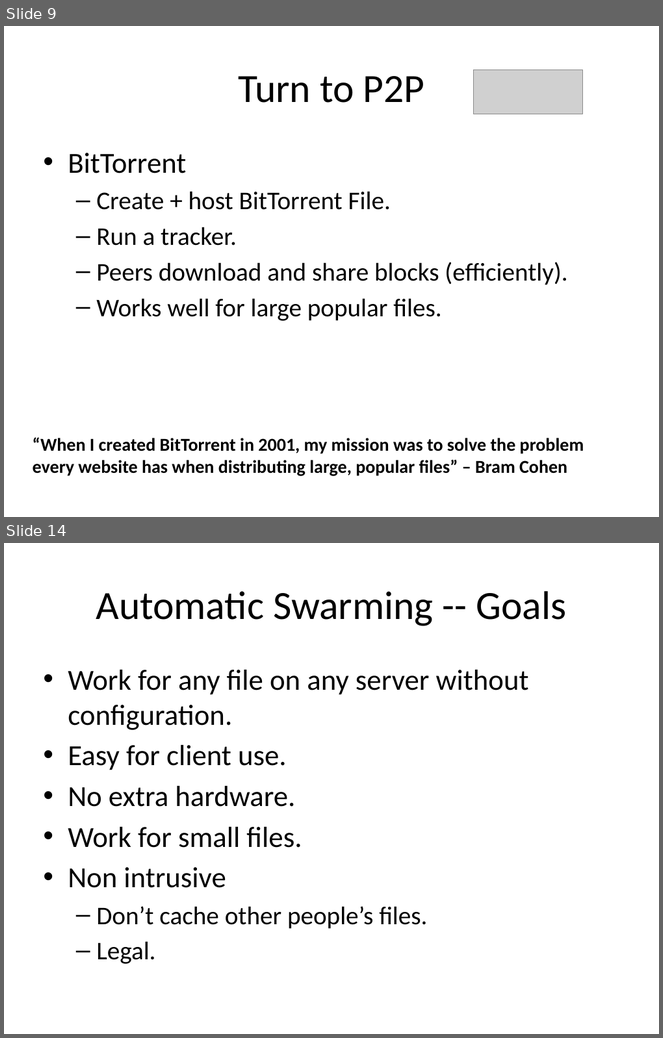
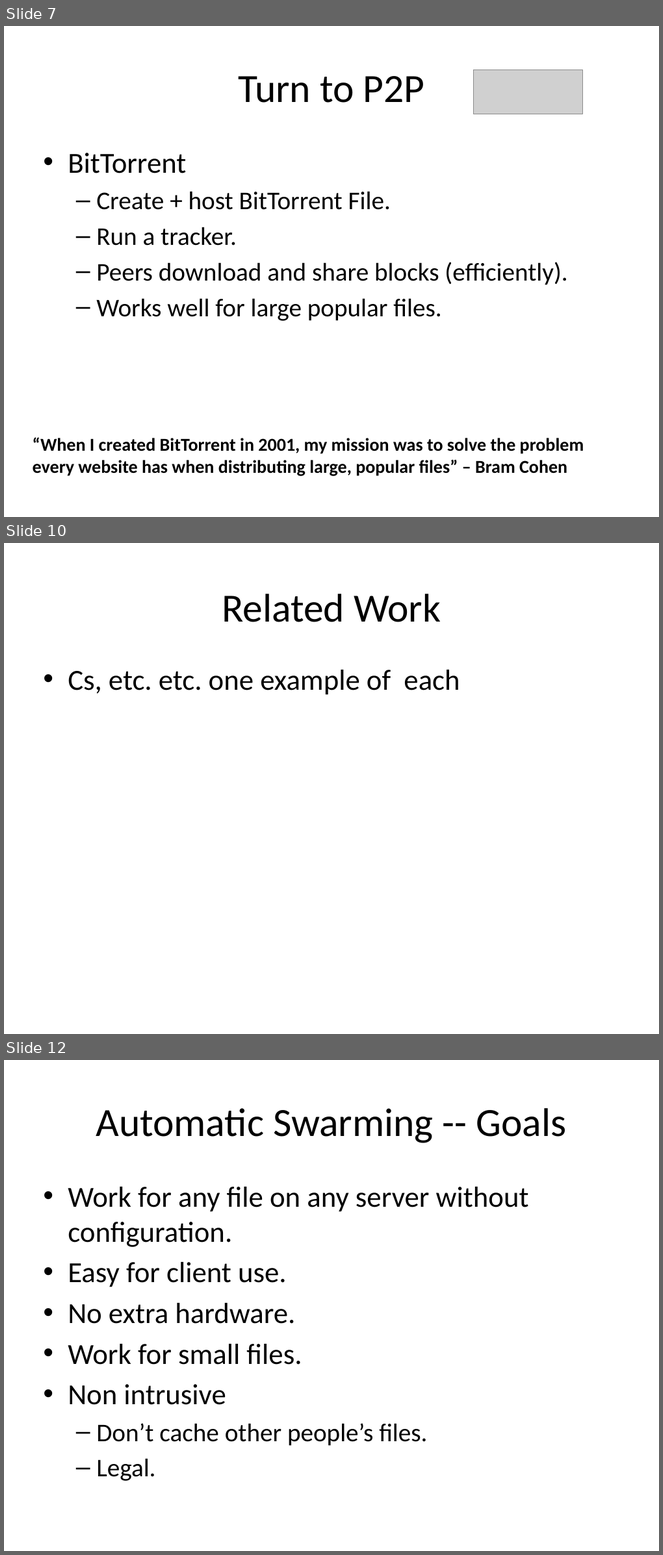
Before and after one commit to rdp/p2pwebclient, a slide deck: thesis_presentation/How to Make the Internet Faster.pptx. Shown one above the other, each under a label of ours: slides 9 and 14 before the commit, slides 7, 10 and 12 after it; the slides between them are not shown. The pictures are 663x1038 and 663x1555 pixels, drawn with LibreOffice and Linux fonts; fonts in the diff are those of the drawing; grey boxes stand for pictures. Boxes give left, top, right and bottom in pixels: in the first picture for what was removed or moved away, otherwise in the second. Text is boxed around its words. In the diff, an @@ line names an element or a change of style, - is before the commit and + after.

```diff
--- a/thesis_presentation/How to Make the Internet Faster.pptx
+++ b/thesis_presentation/How to Make the Internet Faster.pptx
@@ slide 10 added at <box>4,543,659,1034</box>, background #FFFFFF @@
@@ title added at <box>222,594,441,622</box>, 44 pt, text #000000 @@
+Related Work
@@ text added at <box>68,670,460,695</box>, 32 pt, text #000000 @@
+• Cs, etc. etc. one example of each
@@ what was slide 9 is now slide 7 @@
@@ what was slide 14 is now slide 12 @@
```
Also in this commit, not shown: 11 slides changed, 9 slides removed.
